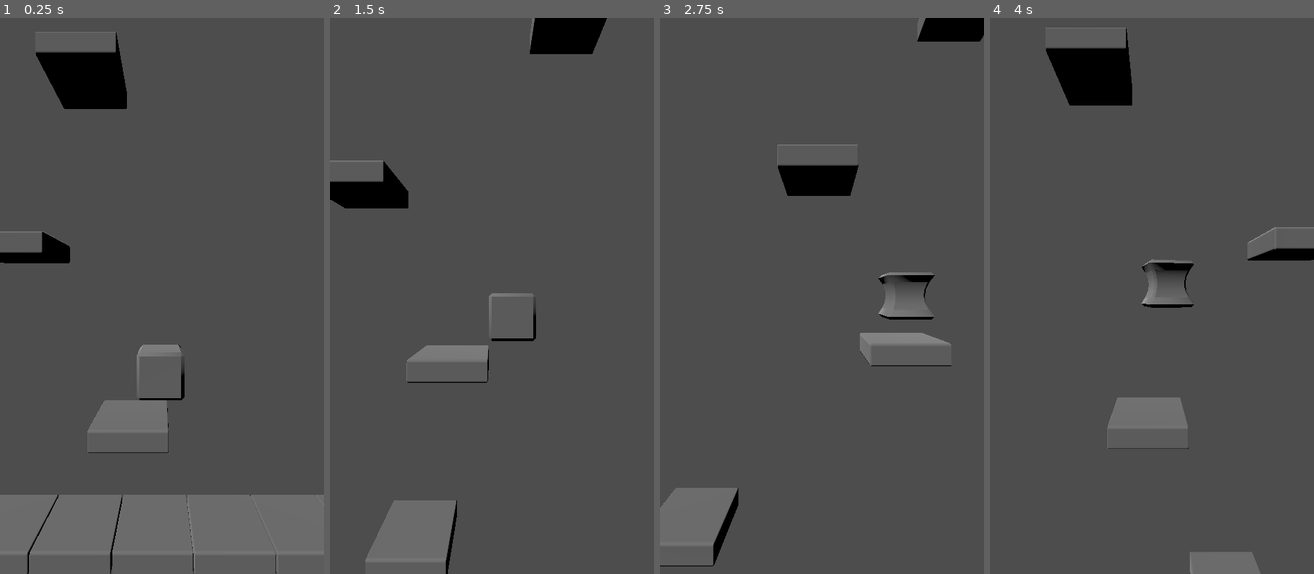
Above: before the commit, frames 1-4 (left to right).
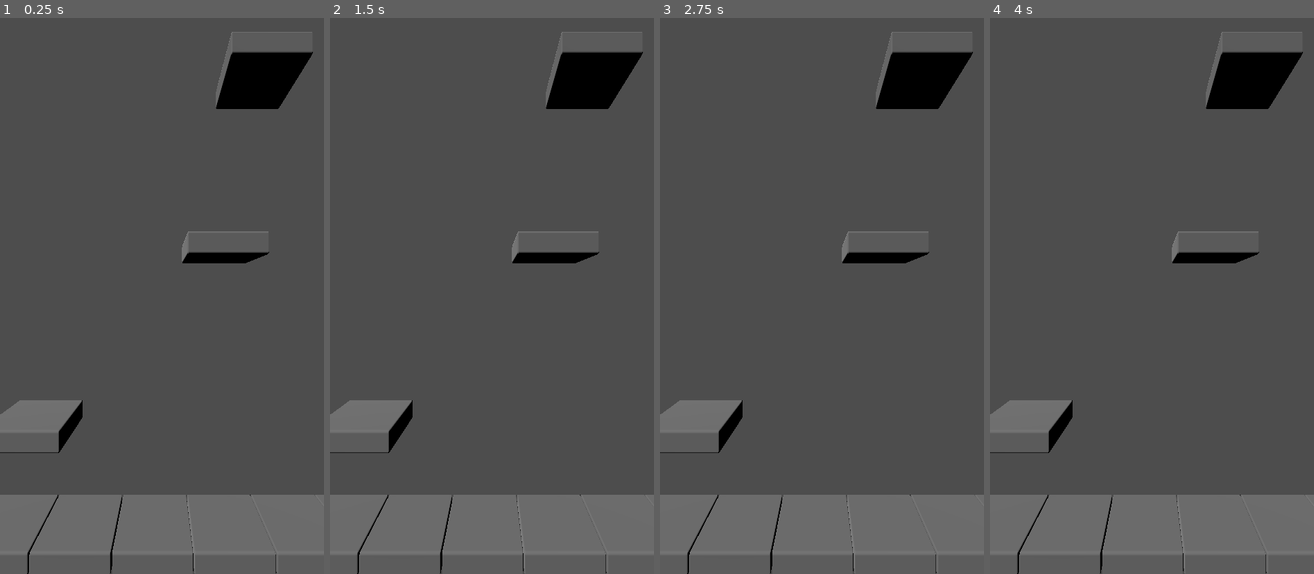
Above: after the commit, the same moments.

Repository: athomicus/mobile01
Game: Godot game, scene res://main.tscn
The game is run twice, just before and just after one commit, with the same random seed, the same clock (stepped at 60 frames per second) and the same inputs. The project has no main scene, so this scene is started directly.
Inputs:
- Up to frame 1 (0.25 s): no input
- Up to frame 2 (1.5 s): hold D (move_right) 0.53-1.28 s; tap Space at 0.77 s; hold A (move_left) from 1.28 s (still down)
- Up to frame 3 (2.75 s): tap Space at 1.52 s; release A (move_left) at 2.03 s; hold D (move_right) from 2.03 s (still down)
- Up to frame 4 (4 s): tap Space at 3.02, 3.77 s; release D (move_right) at 3.53 s; hold A (move_left) from 3.53 s (still down)

The runs differ from the first frame. In frame 1, 9.3% of the frame differs, in the area x 0-97%, y 2-79%; in frame 2, 17%; in frame 3, 17%; in frame 4, 20%, in the area x 0-100%, y 1-100%.

Commit message:
polishment

Diff:
--- a/Camera3D.gd
+++ b/Camera3D.gd
@@ -1,13 +1,33 @@
 extends Camera3D
 #chcemy by kamera poruszala sie za graczem
 
+
 var player: Player = null
 var previousPlayerPos = 0.0
+@onready var destroyer = $Destroyer
+@onready var collision_shape_3d = $Destroyer/CollisionShape3D
+
 
 # Called when the node enters the scene tree for the first time.
 func _ready():
-	setup_camera($"../Player")
+	destroyer.area_entered.connect(_on_area_entered)
+	#setup_camera($"../Player")
 	pass # Replace with function body.
+
+
+func _on_area_entered(area):
+	#if area is Platform:  #w Platform dodane jest class_name Platform
+	#	print("jest Platfrom")
+	if area.is_in_group("PlatformGroup"):
+		area.queue_free()
+
+#
+#func _process(delta):
+#	var overlaping_areas = destroyer.get_overlapping_areas()
+#	if overlaping_areas.size() > 0:
+#		for area in overlaping_areas:
+#			if area is Platform:
+#				area.queue_free()
 
 
 func setup_camera(_player: Player):
--- a/Game.gd
+++ b/Game.gd
@@ -1,17 +1,8 @@
 extends Node3D
-
-var platformScene = preload("res://platform.tscn")
-@onready var platformParent = $PlatformParent
-
-var start_platform_y
-var level_size = 50
-var distance_between_platforms = 4.1
-
-# Called when the node enters the scene tree for the first time.
+@onready var camera = $Camera3D
+var player_preload = preload("res://player.tscn")
 func _ready():
-	#create_platform(Vector3(0,5,0))
-	generate_level(-5.5,true)
-
+	new_game()
 
 # Called every frame. 'delta' is the elapsed time since the previous frame.
 func _process(delta):
@@ -20,25 +11,10 @@
 	if Input.is_action_just_pressed("restart"):
 		get_tree().reload_current_scene()
 
-func create_platform(location: Vector3):
-	var _platform = platformScene.instantiate()
-	platformParent.add_child(_platform)
-	_platform.global_position = location
-	return _platform
 
-func generate_level(start_y: float, generate_ground:bool):
-	var pos: Vector3
-
-	if generate_ground:
-		pos.y = start_y
-		pos.z = 0
-		for p in range(14):
-			pos.x = -10.4 + 1.7 * p
-			create_platform(pos)
-
-	pos.x = 0.0
-	pos.z = 0.0
-	for i in range(level_size):
-		pos.x = randf_range(-3.5,3.5)
-		pos.y = -3 + distance_between_platforms * i
-		create_platform(pos)
+func new_game():
+	pass
+	if player_preload:
+		var _player = player_preload.instantiate()
+		get_tree().current_scene.add_child(_player)
+		camera.setup_camera(_player)
--- a/Game.tscn
+++ b/Game.tscn
@@ -1,20 +1,30 @@
-[gd_scene load_steps=4 format=3 uid="uid://chl5bvio0pwxn"]
+[gd_scene load_steps=5 format=3 uid="uid://chl5bvio0pwxn"]
 
-[ext_resource type="PackedScene" uid="uid://7ofjcpua1dyo" path="res://player.tscn" id="1_ewvuk"]
 [ext_resource type="Script" path="res://Game.gd" id="1_fhw7s"]
 [ext_resource type="Script" path="res://Camera3D.gd" id="2_jse2h"]
+[ext_resource type="PackedScene" uid="uid://rq01rml4bbl1" path="res://level_generator.tscn" id="4_nc1bo"]
+
+[sub_resource type="BoxShape3D" id="BoxShape3D_m1xm0"]
+size = Vector3(39.7305, 1, 31.0841)
 
 [node name="Game" type="Node3D"]
 script = ExtResource("1_fhw7s")
-
-[node name="Player" parent="." instance=ExtResource("1_ewvuk")]
 
 [node name="Camera3D" type="Camera3D" parent="."]
 transform = Transform3D(1, 0, 0, 0, 1, 0, 0, 0, 1, 0, 0, 6)
 fov = 95.0
 script = ExtResource("2_jse2h")
 
+[node name="Destroyer" type="Area3D" parent="Camera3D"]
+transform = Transform3D(1, 0, 0, 0, 1, 0, 0, 0, 1, 0, -10, 0)
+collision_layer = 4
+collision_mask = 2
+
+[node name="CollisionShape3D" type="CollisionShape3D" parent="Camera3D/Destroyer"]
+transform = Transform3D(1, 0, 0, 0, 1, 0, 0, 0, 1, 0.811, 0, -5.398)
+shape = SubResource("BoxShape3D_m1xm0")
+
 [node name="DirectionalLight3D" type="DirectionalLight3D" parent="."]
 transform = Transform3D(0.78683, 0.347273, -0.510196, 0.15585, 0.688077, 0.708703, 0.597168, -0.637143, 0.487278, -2.36123, 3.28909, 0.0496472)
 
-[node name="PlatformParent" type="Node3D" parent="."]
+[node name="LevelGenerator" parent="." instance=ExtResource("4_nc1bo")]
--- /dev/null
+++ b/LevelGenerator.gd
@@ -0,0 +1,37 @@
+extends Node3D
+var platformScene = preload("res://platform.tscn")
+@onready var platformParent = $PlatformParent
+var start_platform_y
+var level_size = 50
+var distance_between_platforms = 4.1
+
+# Called when the node enters the scene tree for the first time.
+func _ready():
+		generate_level(-5.5,true)
+
+
+# Called every frame. 'delta' is the elapsed time since the previous frame.
+func _process(delta):
+	pass
+func create_platform(location: Vector3):
+	var _platform = platformScene.instantiate()
+	platformParent.add_child(_platform)
+	_platform.global_position = location
+	return _platform
+
+func generate_level(start_y: float, generate_ground:bool):
+	var pos: Vector3
+
+	if generate_ground:
+		pos.y = start_y
+		pos.z = 0
+		for p in range(14):
+			pos.x = -10.4 + 1.7 * p
+			create_platform(pos)
+
+	pos.x = 0.0
+	pos.z = 0.0
+	for i in range(level_size):
+		pos.x = randf_range(-3.5,3.5)
+		pos.y = -3 + distance_between_platforms * i
+		create_platform(pos)
--- /dev/null
+++ b/level_generator.tscn
@@ -0,0 +1,8 @@
+[gd_scene load_steps=2 format=3 uid="uid://rq01rml4bbl1"]
+
+[ext_resource type="Script" path="res://LevelGenerator.gd" id="1_qp57d"]
+
+[node name="LevelGenerator" type="Node3D"]
+script = ExtResource("1_qp57d")
+
+[node name="PlatformParent" type="Node3D" parent="."]
--- a/platform.gd
+++ b/platform.gd
@@ -1,4 +1,5 @@
 extends Area3D
+class_name Platform
 
 @onready var area_platform:Area3D = $"."
 # Called when the node enters the scene tree for the first time.
--- a/platform.tscn
+++ b/platform.tscn
@@ -6,8 +6,9 @@
 [sub_resource type="BoxShape3D" id="BoxShape3D_hba33"]
 size = Vector3(1.681, 0.128448, 1.98859)
 
-[node name="Platform" type="Area3D"]
+[node name="Platform" type="Area3D" groups=["PlatformGroup"]]
 collision_layer = 2
+collision_mask = 5
 script = ExtResource("1_gusje")
 
 [node name="Platform" type="MeshInstance3D" parent="."]
--- a/project.godot
+++ b/project.godot
@@ -55,6 +55,7 @@
 
 3d_physics/layer_1="Player"
 3d_physics/layer_2="Platform"
+3d_physics/layer_3="Destroyer"
 
 [rendering]
 
--- a/scripts/Player.gd
+++ b/scripts/Player.gd
@@ -38,8 +38,14 @@
 	move_and_slide()
 
 	#global_transform.origin.x the same global_position.x
-	#var playerScreenPos = camera.unproject_position(global_position) #take 3d Object position from screen
+	#
+	#grab 3d object position from screen, out: positionm in screen pixel np 320x240
+	#var playerScreenPos : Vector2D = camera.unproject_position(global_position)
+	#
+	#                         Vector2D     z
 	#camera.project_position(viewport_size,6) - get viewport(edge) to world position (global_position)
+	#
+
 
 	var player_pos_from_viewport = camera.project_position(viewport_size,6)
 	global_position.x = wrapf(global_position.x, -player_pos_from_viewport.x, player_pos_from_viewport.x)
